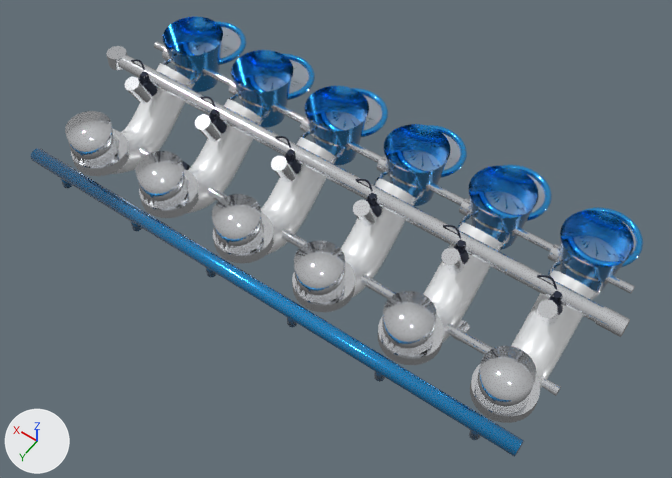
What one commit did to the glTF model public/models/engines/v12/intake-manifold-right.glb.
Camera for both pictures: a camera (50 mm lens) standing at (-0.365, 0.414, 0.74) and looking at (-0.019, -0.069, -0.02). Arrows for +X, +Y and +Z are at lower left; the lights stay in place. The first picture is the older version. Where no turn or scale is listed for an object, it has been applied to the vertices. Vertices at exactly the same position are counted once.

The first picture shows 'AN6_Fuel_Feed_Banjo_Fitting', 'Bosch_GDI_Injector_Housing_1', 'Brass_Butterfly_Plate_1', 'Ceramic_Intake_Runner_1', 'Cobalt_Velocity_Stack_1', 'GDI_350Bar_Forged_Fuel_Rail', 'GDI_Injector_TopBody_1', 'GEO_Intake_FuelRail', 'GEO_Intake_VelocityStacks', 'Velocity_Stack_Wire_Screen_1'.
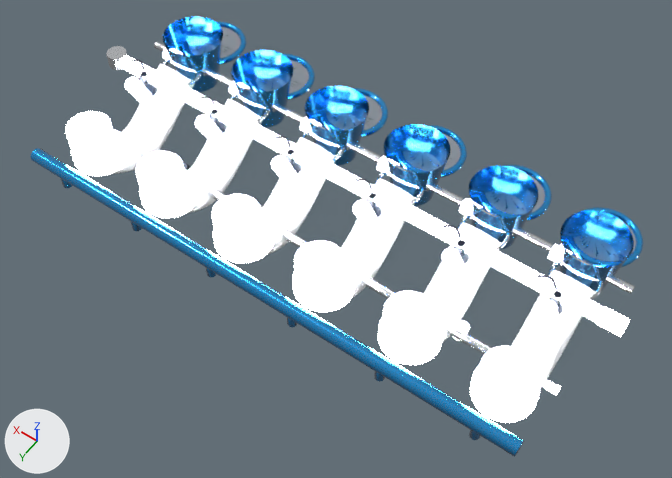
Where the change shows, as pixel boxes [x1, y1, x2, y2] in the pictures (672 x 478 px):
'GEO_Intake_VelocityStacks', surface changed, shading changed: [65, 111, 536, 414] in both
'GEO_Intake_FuelRail', shading changed: [30, 148, 524, 454] in both
'Bosch_GDI_Injector_Housing_1', surface changed: [71, 48, 630, 423] in both
'GDI_350Bar_Forged_Fuel_Rail', surface changed: [118, 55, 604, 396] in both
'Brass_Butterfly_Plate_1', surface changed: [167, 49, 599, 281] in both

Diff of the bpy script that builds the scene:
```diff
--- a/public/models/engines/v12/intake-manifold-right.glb.py
+++ b/public/models/engines/v12/intake-manifold-right.glb.py
@@ mat_pbr_cnc_milled_deck @@
 mat_pbr_cnc_milled_deck.coat_roughness = 0.05
+mat_pbr_cnc_milled_deck.emission_strength = 12.0
@@ me_mesh_geo_intake_fuelrail @@
 me_mesh_geo_intake_fuelrail.from_pydata(...)  # 176 vertices, 324 faces; spans x -0.29..0.29, y 0.037..0.053, z -0.008..0.023
 # used by ob_geo_intake_fuelrail; location = (0.0, 0.0, 0.0)
+# me_mesh_geo_intake_fuelrail part 1: its shading normals changed
 me_mesh_geo_intake_fuelrail.materials.append(mat_apex_cobalt_blue_anodized)
@@ me_mesh_geo_intake_velocitystacks @@
 me_mesh_geo_intake_velocitystacks.from_pydata(...)  # 288 vertices, 552 faces; spans x -0.274..0.274, y -0.024..0.024, z 0.008..0.043
 # used by ob_geo_intake_velocitystacks; location = (0.0, 0.0, 0.0)
+# me_mesh_geo_intake_velocitystacks part 2: its shading normals changed
 me_mesh_geo_intake_velocitystacks.materials.append(mat_pbr_cnc_milled_deck)
```
